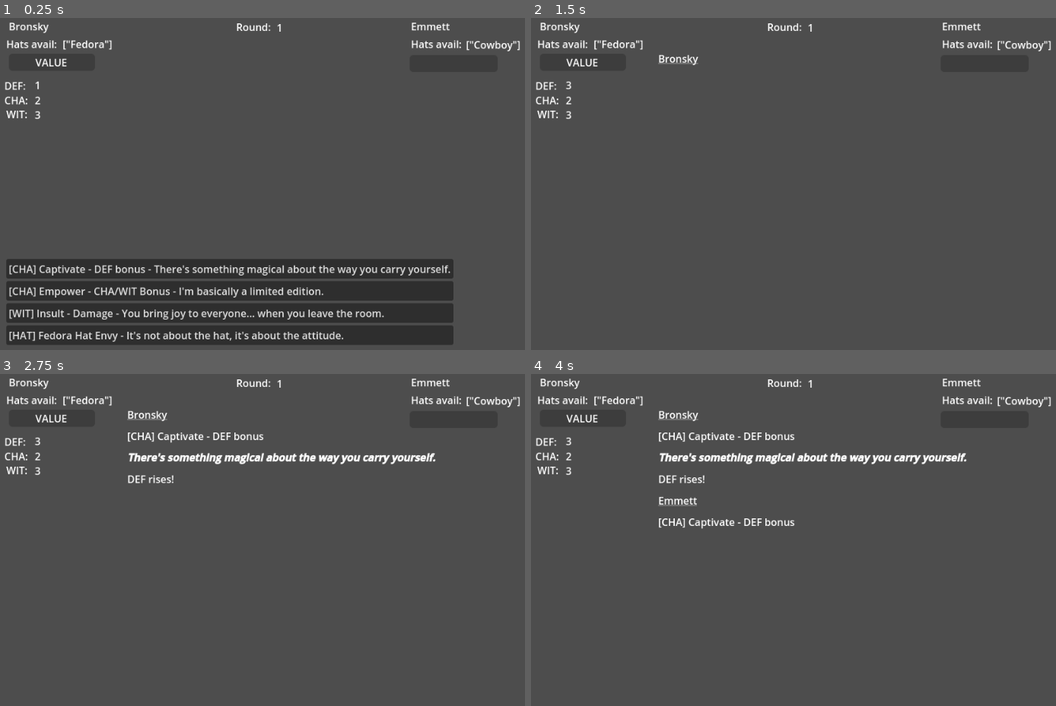
Above: before the commit, frames 1-4 (two rows, left to right).
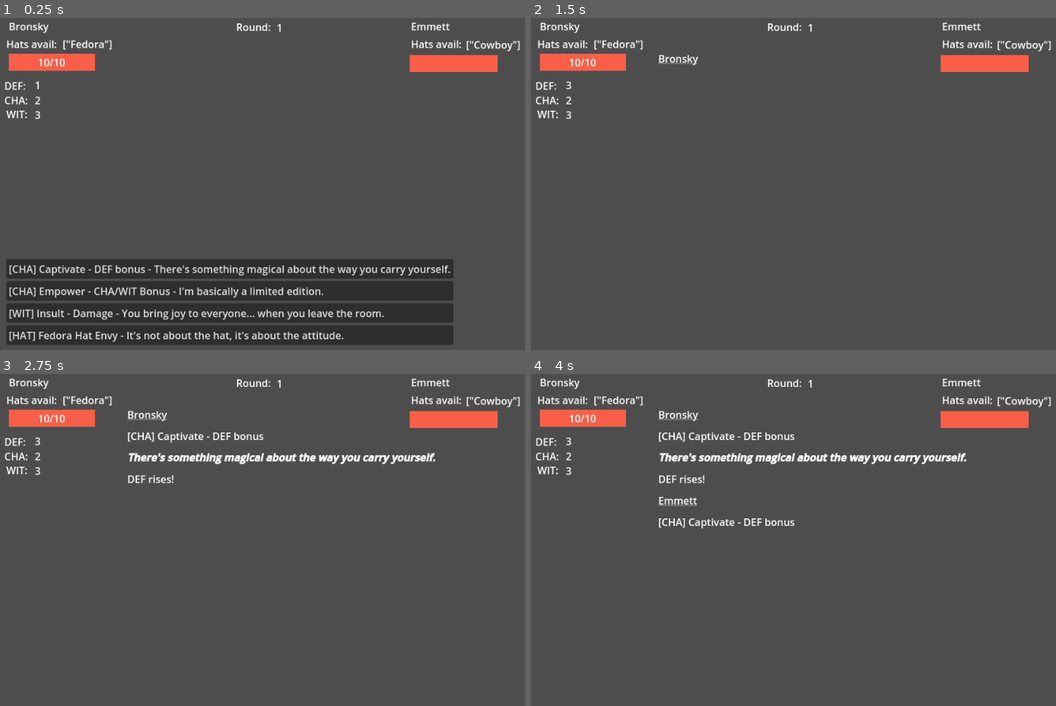
Above: after the commit, the same moments.

Repository: Sleeping-Robot-Games/Hat-Trick
Game: Godot game, scene res://scenes/play_test.tscn
Same seed, same stepped clock (60 frames per second), same inputs: the game is played once before the commit and once after it.
Inputs:
- Up to frame 1 (0.25 s): no input
- Up to frame 2 (1.5 s): click "[CHA] Captivate - DEF bonus -…" at 0.5 s; hold Right (ui_right) from 1.28 s (still down)
- Up to frame 3 (2.75 s): tap Enter at 2 s; release Right (ui_right) at 2.03 s; hold Left (ui_left) from 2.03 s (still down)
- Up to frame 4 (4 s): release Left (ui_left) at 2.78 s; hold Right (ui_right) from 2.78 s (still down); tap Space at 3.5 s

The runs differ from the first frame. In frame 1, 1.8% of the frame differs, in the area x 1-95%, y 10-17%; in frame 2, 1.8%; in frame 3, 1.8%; in frame 4, 1.8%.

Commit message:
creates game scene

Diff:
--- /dev/null
+++ b/scenes/game.tscn
@@ -0,0 +1,3 @@
+[gd_scene format=3 uid="uid://dt6v7wgiewnn2"]
+
+[node name="Game" type="Node2D"]
--- a/scripts/play_test.gd
+++ b/scripts/play_test.gd
@@ -178,6 +178,7 @@
 	$p2_health_bar.max_value = p2.STAM
 
 	update_player_stat_labels()
+	update_health_bars()
 	$Round/Value.text = str(round)
 	populate_choices()
 
